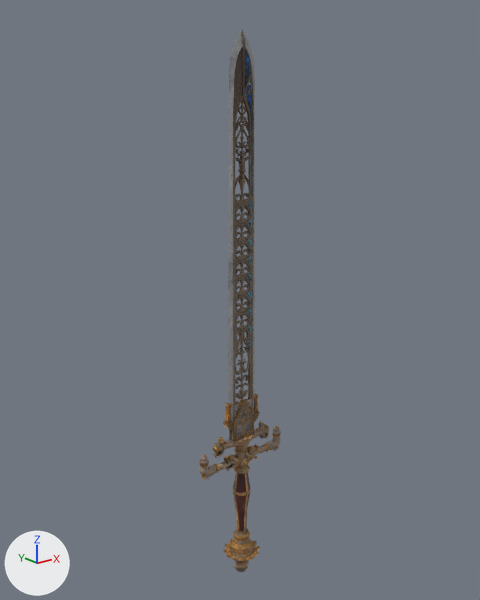
Two versions of the Blender file PDN Prepped Files/Sword of Night and Flame/Textures, blend, glb/wa_pd_sonaf.blend, one commit apart.
Camera for both pictures: a camera (50 mm lens) standing at (-68.2, -84.8, 71.5) and looking at (0.9, 1.6, 37.0). Lighting does not change. The marker at lower left points along +X, +Y and +Z.

The first picture shows 'SwordofNightandFlame'.
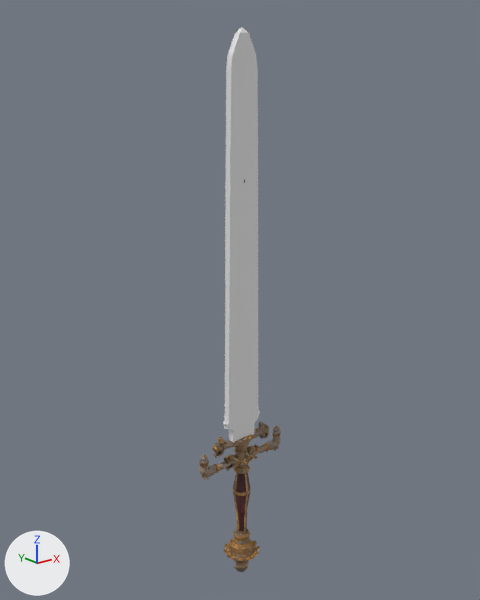
Commit message: sonaf eff mesh

Pixel boxes [x1, y1, x2, y2] of what changed, in the pictures (480 x 600 px):
'SonafEFF', added
    after: [223, 27, 260, 443]
'SwordofNightandFlame', unchanged, covered by the edit
    before: [199, 29, 281, 572]
    after: [199, 179, 281, 572]

The change, as a diff of the scene's bpy script:
```diff
--- a/PDN Prepped Files/Sword of Night and Flame/Textures, blend, glb/wa_pd_sonaf.blend.py
+++ b/PDN Prepped Files/Sword of Night and Flame/Textures, blend, glb/wa_pd_sonaf.blend.py
@@ me_cube @@
+me_cube.from_pydata(...)  # 144 vertices, 142 faces; spans x -4.1..4.1, y -0.6..0.6, z 11.3..80.8
@@ ob_sonafeff @@
+ob_sonafeff = bpy.data.objects.new('SonafEFF', me_cube)
+ob_sonafeff.location = (0.0, 0.0, 0.0)
```
